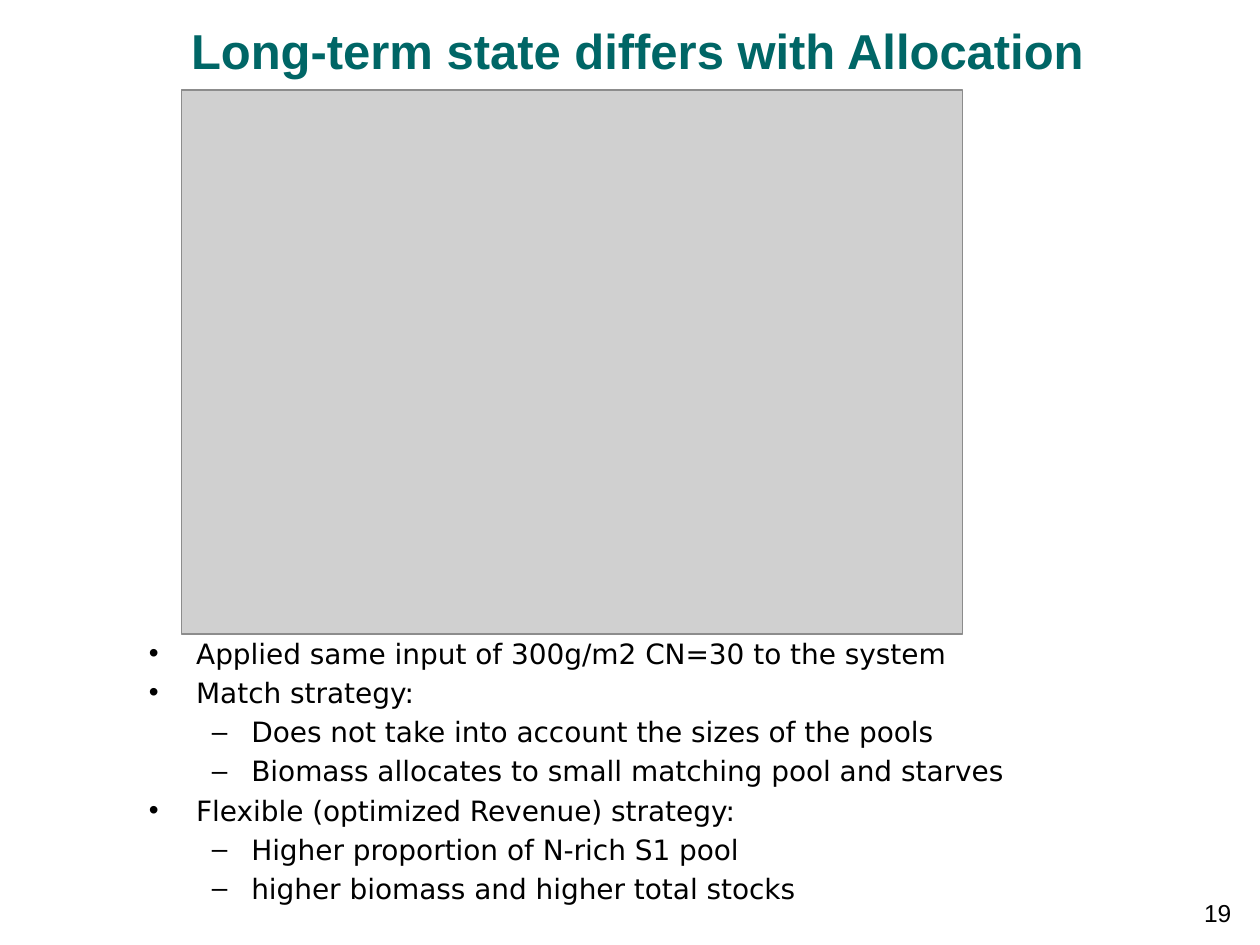
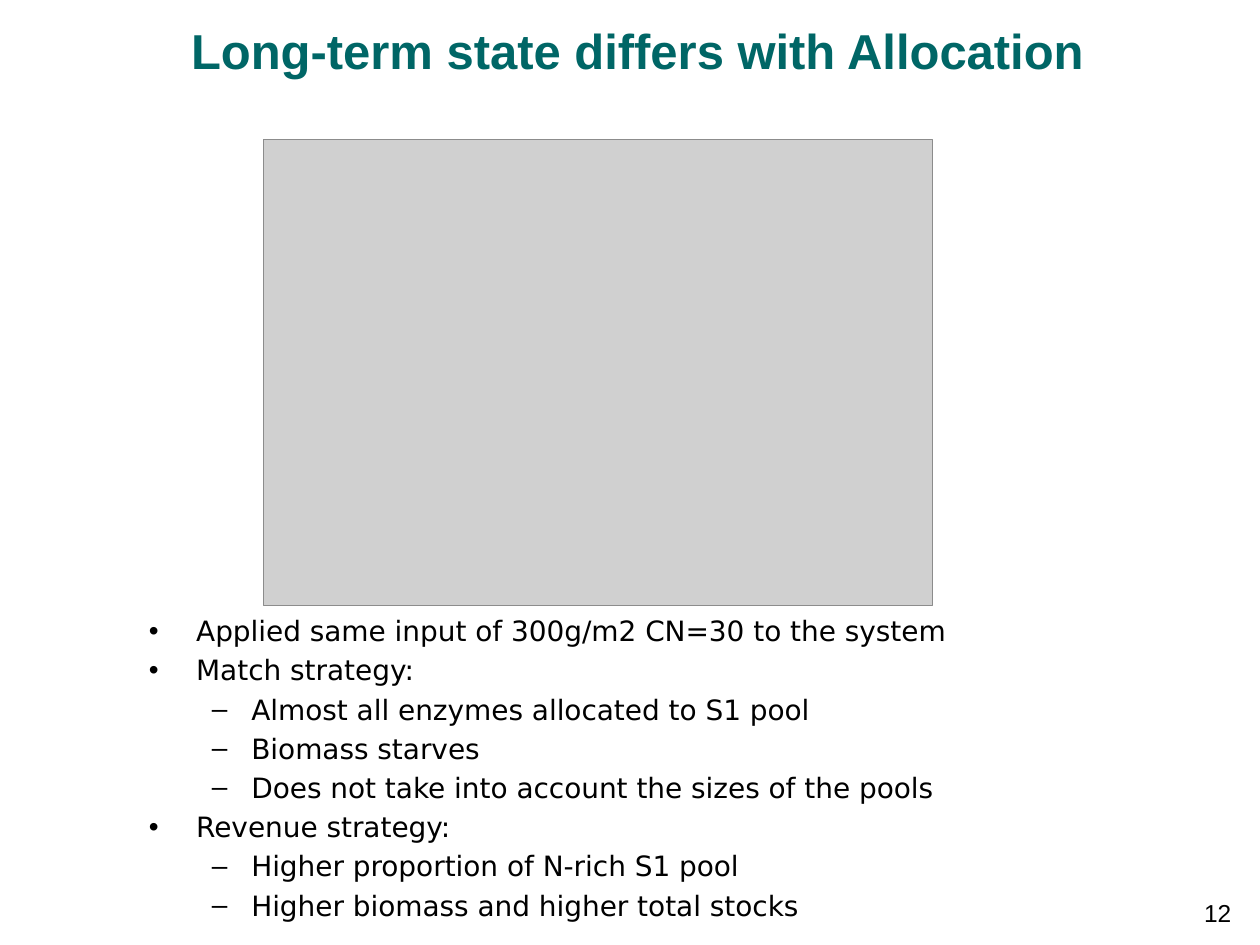
Before and after one commit to bgctw/sesam, a slide deck: slide 12 of inst/egu14/wutzler1404_vienna_stoichiometry.pptx (slide 19 before the commit). Drawn at 1260x945 pixels with LibreOffice and Linux fonts; fonts in the diff are those of the drawing; grey boxes stand for pictures; background and template pictures are left out. Boxes give left, top, right and bottom in pixels: in the first picture for what was removed or moved away, otherwise in the second. Text is boxed around its words. In the diff, an @@ line names an element or a change of style, - is before the commit and + after.

```diff
--- a/inst/egu14/wutzler1404_vienna_stoichiometry.pptx
+++ b/inst/egu14/wutzler1404_vienna_stoichiometry.pptx
@@ picture: place and size @@
-picture at bbox=[181, 91, 963, 635]
+picture at bbox=[263, 140, 932, 606]
@@ text "Applied same input of 300g/m2 ...": place and size @@
-text "Applied same input of 300g/m2 ..." at bbox=[196, 642, 1003, 905]
+text "Applied same input of 300g/m2 ..." at bbox=[196, 619, 946, 922]
@@ text at bbox=[251, 698, 810, 760]: paragraphs added @@
+  – Almost all enzymes allocated to S1 pool
+  – Biomass starves
@@ text at bbox=[196, 816, 451, 843]: text changed @@
-  – Biomass allocates to small matching pool and starves
-• Flexible (optimized Revenue) strategy:
+• Revenue strategy:
@@ text at bbox=[251, 894, 799, 922]: text changed @@
-  – higher biomass and higher total stocks
+  – Higher biomass and higher total stocks
@@ page number at bbox=[1204, 905, 1231, 922]: text changed @@
-19
+12
```
Also in this commit, not shown: 11 other slides changed, 4 slides added, 5 slides removed, 1 other file.
